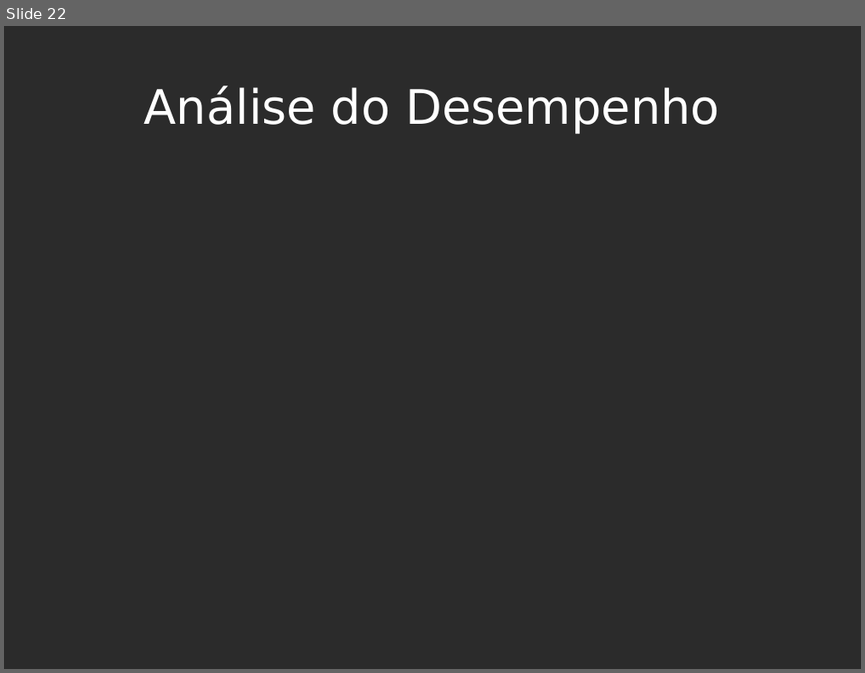
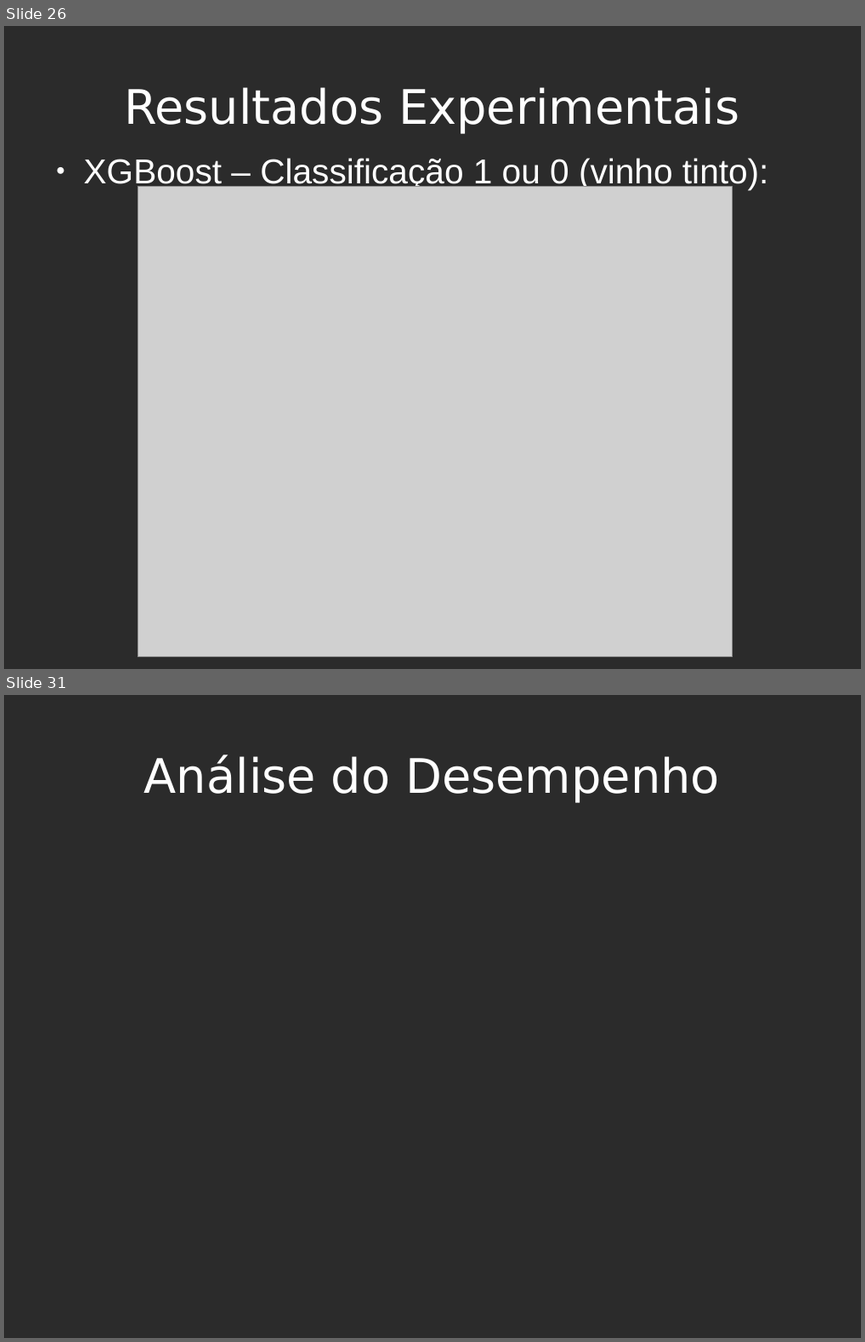
Before and after one commit to sdkgit123/RNA-atv3, a slide deck: RNA-apresentacao.odp. Shown one above the other, each under a label of ours: slide 22 before the commit, slides 26 and 31 after it; the slides between them are not shown. The pictures are 865x673 and 865x1342 pixels, drawn with LibreOffice and Linux fonts; fonts in the diff are those of the drawing; grey boxes stand for pictures; background and template pictures are left out; a plain dark background stands for a picture behind light text. Boxes give left, top, right and bottom in pixels: in the first picture for what was removed or moved away, otherwise in the second. Text is boxed around its words. In the diff, an @@ line names an element or a change of style, - is before the commit and + after.

```diff
--- a/RNA-apresentacao.odp
+++ b/RNA-apresentacao.odp
@@ slide 26 added at <box>4,26,861,669</box>, background picture (left out) @@
@@ title added at <box>124,87,739,134</box>, 44 pt, text #FFFFFF @@
+Resultados Experimentais
@@ text added at <box>84,158,769,190</box>, 32 pt, text #FFFFFF @@
+● XGBoost – Classificação 1 ou 0 (vinho tinto):
@@ picture added at <box>137,186,732,657</box> @@
@@ what was slide 22 is now slide 31 @@
```
Also in this commit, not shown: 11 slides changed, 8 other slides added, 1 other file.
